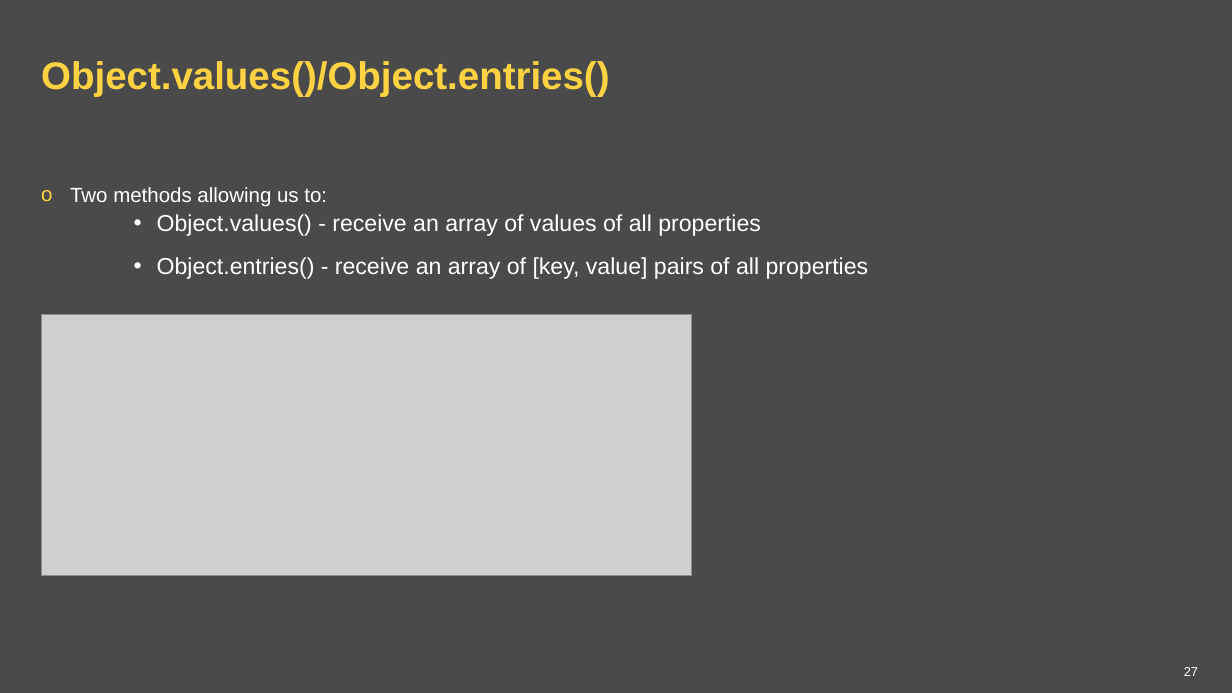
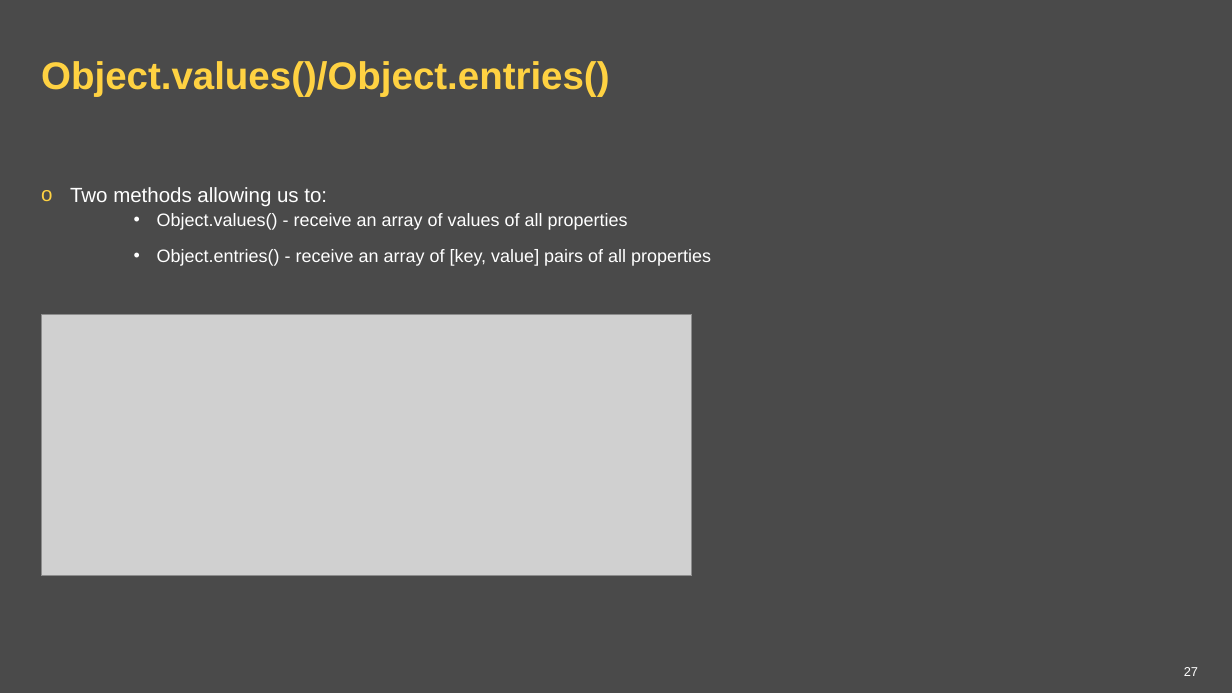
Before and after one commit to ppuzio/react-course-examples, a slide deck: slide 27 of React BEST course.pptx. Drawn at 1232x693 pixels with LibreOffice and Linux fonts; fonts in the diff are those of the drawing; grey boxes stand for pictures; background and template pictures are left out. Boxes give left, top, right and bottom in pixels: in the first picture for what was removed or moved away, otherwise in the second. Text is boxed around its words. In the diff, an @@ line names an element or a change of style, - is before the commit and + after.

```diff
--- a/React BEST course.pptx
+++ b/React BEST course.pptx
@@ text at [157,213,711,266]: size 18 to 14 pt in "Object.values() - receive an array of values ...", "Object.entries() - receive an array of [key, ..." @@
```
Also in this commit, not shown: 6 other slides changed, 1 other file.
